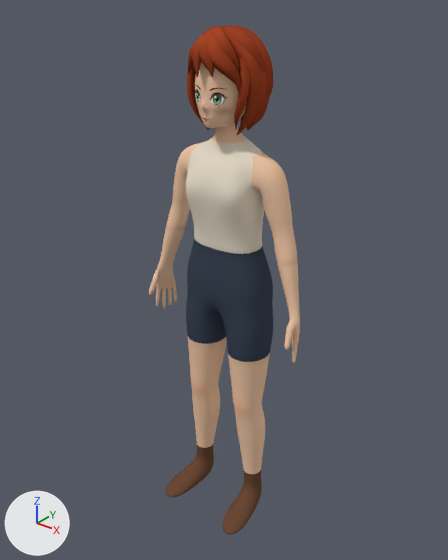
Renders of the Blender file docs/char-bakeoff/B2/b2-base.blend from each side of a commit.
The view is the same before and after, from a 50 mm camera at (1.152, -1.46, 1.816) aimed at (-0.016, 0.0, 0.911). Lighting does not change. The marker at lower left points along +X, +Y and +Z. The first picture is the older version.

Script lines for the objects in view, before the commit:
```python
ob_body = bpy.data.objects.new('Body', me_body)
ob_body.location = (0.0, 0.0, 0.0)
ob_hair = bpy.data.objects.new('Hair', me_hair_004)
ob_hair.location = (0.0, 0.0, 0.0)
```
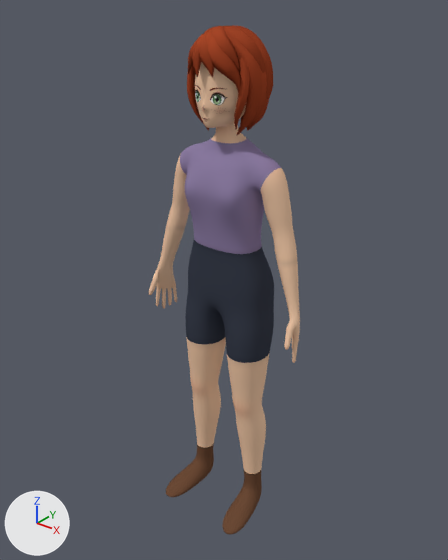
Pixel boxes [x1, y1, x2, y2] of what changed, in the pictures (448 x 560 px):
'Body', surface changed, recoloured (darker)
    both: [177, 122, 283, 475]
part 1 of me_body, recoloured (darker)
    both: [180, 143, 281, 192]

The change, as a list of edits to the scene's bpy script:
```text
Change mat_b2_undertop_cloth:
    where n2 = _N.new('ShaderNodeMix'); n2.name = 'Mix'
    n2.inputs[6].default_value: (0.815, 0.738, 0.604, 1.0) -> (0.275, 0.212, 0.381, 1.0)  # 'A', pale yellow #e9dfcc -> 'A', greyish purple #8f7fa6
Change me_body:
    used by ob_body; location = (0.0, 0.0, 0.0)
    remove me_body.from_pydata(...)  # 17718 vertices, 17712 faces; spans x -0.3..0.3, y -0.19..0.1, z 0.01..1.67
    add me_body.from_pydata(...)  # 17718 vertices, 17712 faces; spans x -0.3..0.3, y -0.19..0.12, z 0.01..1.67
    me_body part 1: 320 of the faces centred in x -0.17..0.17, y -0.05..0.05, z 1.25..1.35 switch from mat_m00_000_00_body_00_skin to mat_b2_undertop_cloth
    edits to the shape of me_body do not show in these pictures
```
